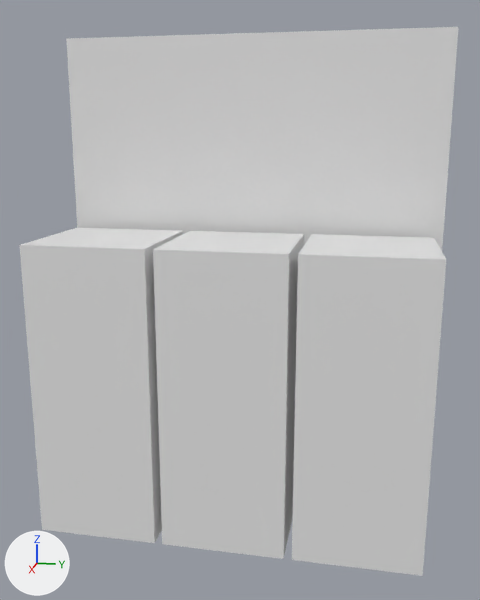
Two versions of the Blender file 3D-Prints/3D Files/dwave.blend, one commit apart.
Before and after are seen from a 50 mm camera at (16.08, 2.58, 7.97) aimed at (-0.21, -0.68, 3.9). The lights are fixed; the arrows at lower left show +X, +Y and +Z.
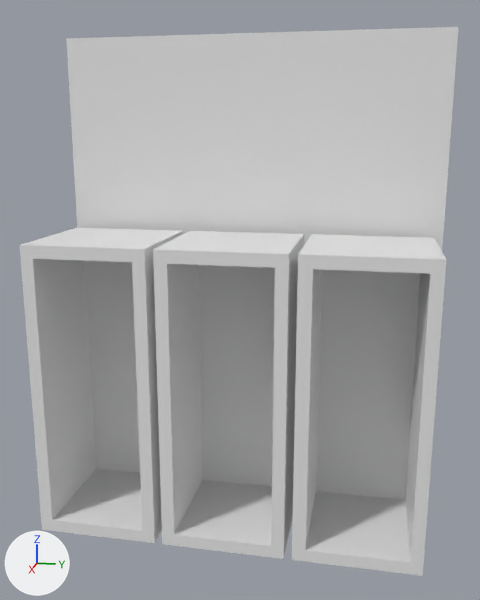
What changed in the scene script:
```text
Change me_cube_002:
    used by ob_cube_001; location = (3.5, -2.67, 3.0); scale = (1.25, 1.23, 3.0)
    verts and faces of me_cube_002; kept vertices keep their numbers, new ones are numbered from 8
    before: 4 (1.0, -1.0, -1.0) at pixel (42, 529), 5 (1.0, -1.0, 1.0) at pixel (19, 244), 6 (1.0, 1.0, -1.0) at pixel (154, 543), 7 (1.0, 1.0, 1.0) at pixel (144, 249)
    remove me_cube_002.from_pydata(...)  # 8 vertices, 6 faces; spans x -1.0..1.0, y -1.0..1.0, z -1.0..1.0
    add me_cube_002.from_pydata(...)  # 48 vertices, 36 faces; spans x -1.0..1.0, y -1.0..5.26, z -1.0..1.0
    me_cube_002 part 1: a new loose piece of 16 vertices spanning x -1.0..1.0, y 1.13..3.13, z -1.0..1.0
    me_cube_002 part 2: a new loose piece of 16 vertices spanning x -1.0..1.0, y 3.26..5.26, z -1.0..1.0
    me_cube_002 part 3
    add delete_faces([(4, 6, 7, 5)])
    add verts[8] = (-0.8, -0.8, -0.92)  # pixel (95, 468)
    add verts[9] = (-0.8, -0.8, 0.92)
    add verts[10] = (-0.8, 0.8, -0.92)
    add verts[11] = (-0.8, 0.8, 0.92)
    add for new, old in zip([*range(12, 16)], [*range(8, 12)]): verts[new] = verts[old] + (1.8, 0.0, 0.0)
    add faces += [(8, 10, 11, 9), (10, 14, 15, 11), (8, 12, 14, 10), (4, 6, 7, 15, 14, 12), (9, 11, 15, 13), (8, 9, 13, 12)]
    add faces += [(4, 12, 13, 15, 7, 5)]
Change ob_cube_001:
    remove _m = ob_cube_001.modifiers.new('Array', 'ARRAY')
    remove _m.count = 3
    remove _m.use_constant_offset = True
    remove _m.constant_offset_displace = (0.0, 1.43, 0.0)
    remove _m.relative_offset_displace = (0.0, 0.35, 0.0)
```

Location of each change, (x1, y1, x2, y2) in pixels of the pictures (480 x 600 px):
'Cube.001', reshaped, modifiers changed: (19, 228, 446, 576) in both
part 1 of me_cube_002, added: after (153, 231, 304, 559)
part 2 of me_cube_002, added: after (292, 234, 446, 576)
part 3 of me_cube_002, built on: before (30, 256, 433, 563); after (30, 256, 144, 532)
